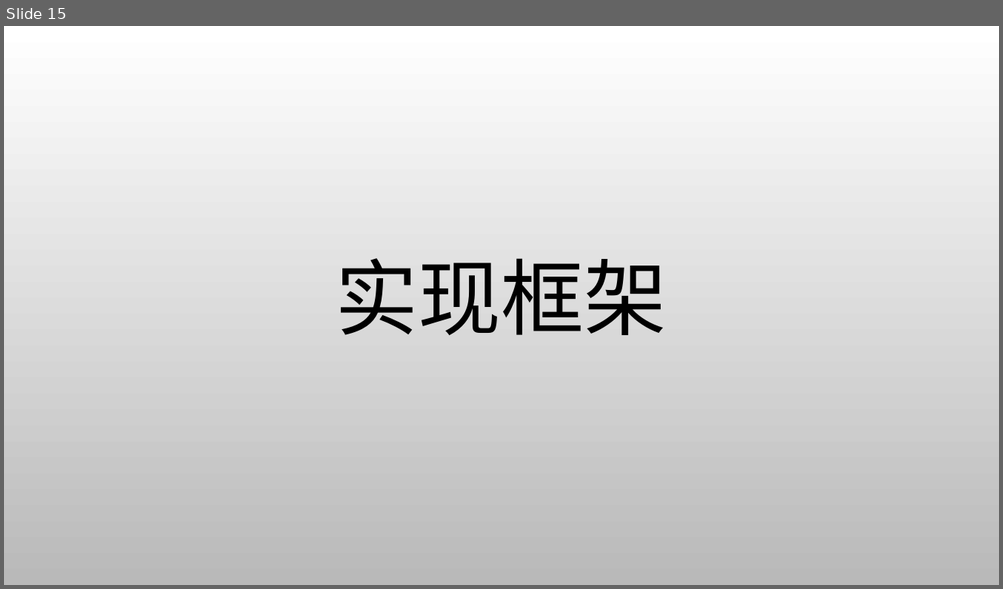
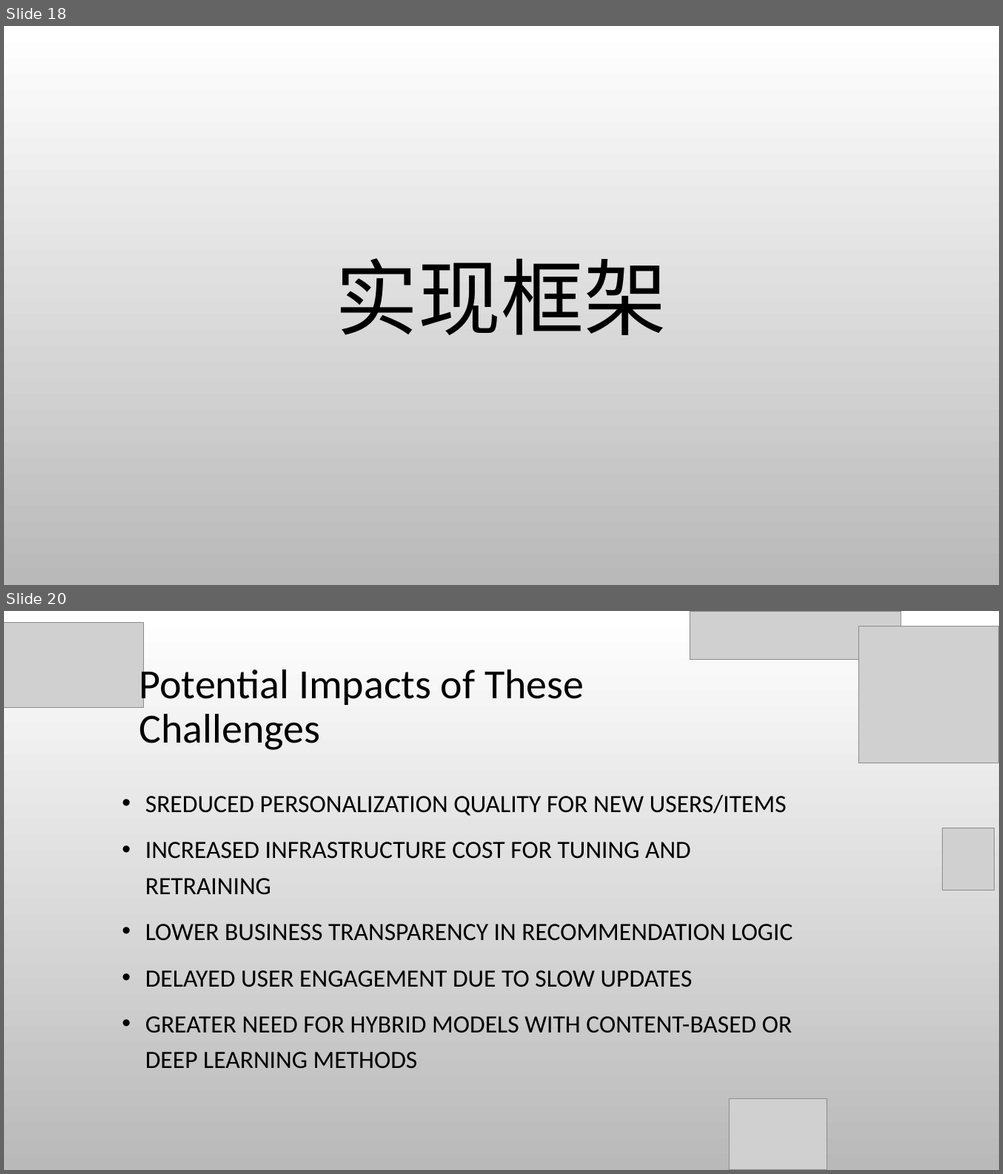
Before and after one commit to susie682/752-project, a slide deck: Commerce Product Recommendation with Spark ML-PPT - V2.pptx. Shown one above the other, each under a label of ours: slide 15 before the commit, slides 18 and 20 after it; the slides between them are not shown. The pictures are 1003x589 and 1003x1174 pixels, drawn with LibreOffice and Linux fonts; fonts in the diff are those of the drawing; grey boxes stand for pictures; background and template pictures are left out. Boxes give left, top, right and bottom in pixels: in the first picture for what was removed or moved away, otherwise in the second. Text is boxed around its words. In the diff, an @@ line names an element or a change of style, - is before the commit and + after.

```diff
--- a/Commerce Product Recommendation with Spark ML-PPT - V2.pptx
+++ b/Commerce Product Recommendation with Spark ML-PPT - V2.pptx
@@ slide 20 added at [4, 611, 999, 1170], background picture (left out) @@
@@ picture added at [4, 622, 144, 707] @@
@@ picture added at [690, 611, 901, 660] @@
@@ picture added at [858, 626, 999, 763] @@
@@ text added at [139, 664, 583, 750], 40 pt, text #000000 @@
+Potential Impacts of These Challenges
@@ text added at [145, 795, 792, 1069], 24 pt, text #000000 @@
+• SREDUCED PERSONALIZATION QUALITY FOR NEW USERS/ITEMS
+• INCREASED INFRASTRUCTURE COST FOR TUNING AND RETRAINING
+• LOWER BUSINESS TRANSPARENCY IN RECOMMENDATION LOGIC
+• DELAYED USER ENGAGEMENT DUE TO SLOW UPDATES
+• GREATER NEED FOR HYBRID MODELS WITH CONTENT-BASED OR DEEP LEARNING METHODS
@@ picture added at [942, 828, 994, 891] @@
@@ picture added at [729, 1099, 826, 1170] @@
@@ what was slide 15 is now slide 18 @@
```
Also in this commit, not shown: 4 other slides added, 1 other file.
